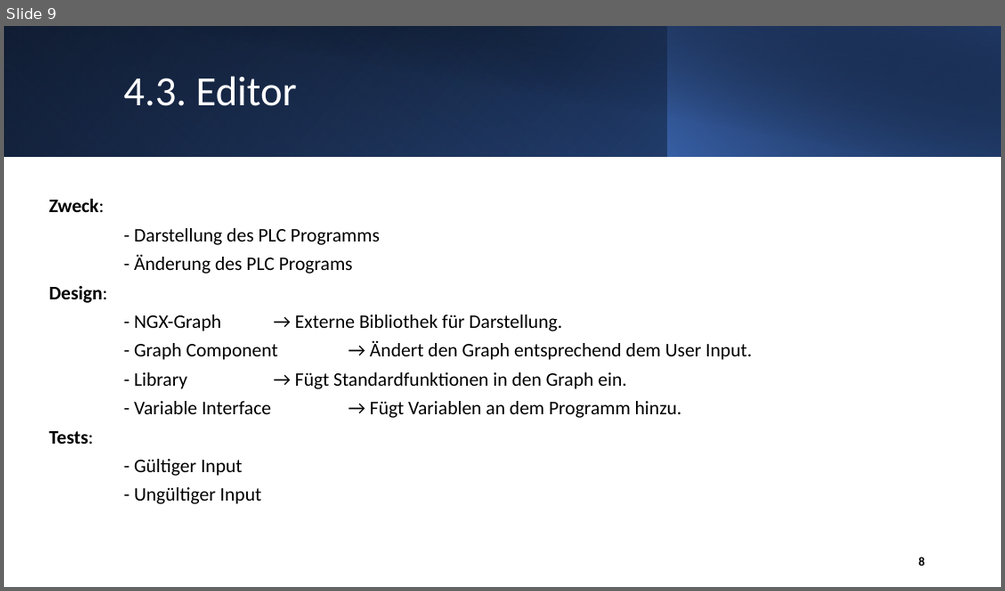
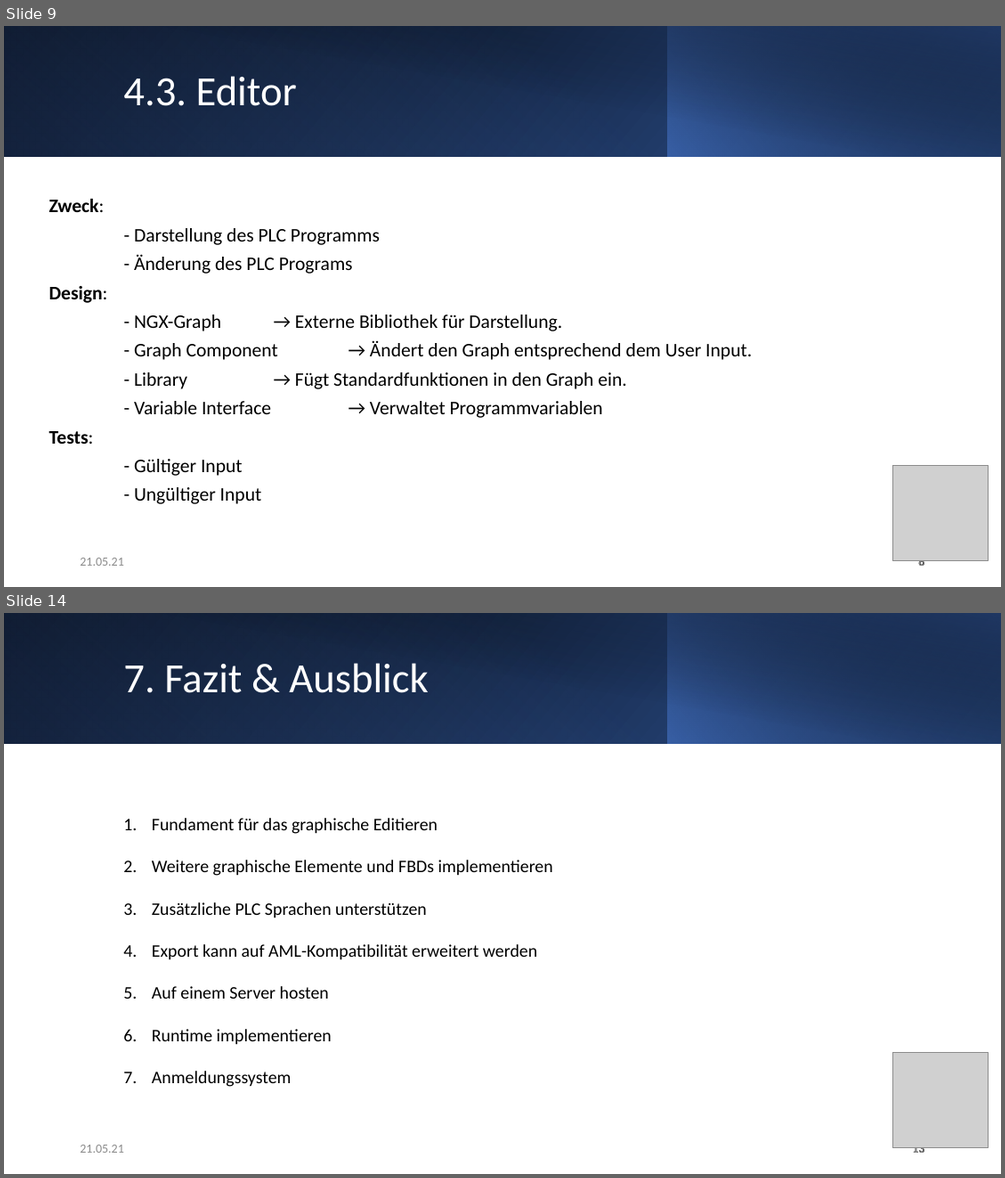
Before and after one commit to elian15122000/TINF19C-PLCOpen-Editor, a slide deck: PROJECT/TINF19C_4.SemesterPräsentation_Team_1_2v0.pptx. Shown one above the other, each under a label of ours: slide 9 before the commit, slides 9 and 14 after it; the slides between them are not shown. The pictures are 1005x591 and 1005x1178 pixels, drawn with LibreOffice and Linux fonts; fonts in the diff are those of the drawing; grey boxes stand for pictures. Boxes give left, top, right and bottom in pixels: in the first picture for what was removed or moved away, otherwise in the second. Text is boxed around its words. In the diff, an @@ line names an element or a change of style, - is before the commit and + after.

```diff
--- a/PROJECT/TINF19C_4.SemesterPräsentation_Team_1_2v0.pptx
+++ b/PROJECT/TINF19C_4.SemesterPräsentation_Team_1_2v0.pptx
@@ slide 14 added at <box>4,613,1001,1174</box>, background #FFFFFF @@
@@ rectangle added at <box>4,613,1001,743</box>, fill gradient #000000 to #2F5597 @@
@@ rectangle added at <box>4,613,668,743</box>, fill gradient #4472C4 to #203864 @@
@@ rectangle added at <box>41,613,1001,744</box>, fill gradient #000000 to #203864 @@
@@ rectangle added at <box>667,613,1001,743</box>, fill gradient #4472C4 to #000000 @@
@@ title added at <box>123,663,428,693</box>, 40 pt, text #FFFFFF @@
+7. Fazit & Ausblick
@@ text added at <box>152,818,553,1086</box>, 17 pt, text #000000 @@
+1. Fundament für das graphische Editieren
+2. Weitere graphische Elemente und FBDs implementieren
+3. Zusätzliche PLC Sprachen unterstützen
+4. Export kann auf AML-Kompatibilität erweitert werden
+5. Auf einem Server hosten
+6. Runtime implementieren
+7. Anmeldungssystem
@@ picture added at <box>892,1053,987,1148</box> @@
@@ text added at <box>80,1144,124,1152</box>, 12 pt, text #8C8C8C @@
+21.05.21
@@ page number added at <box>708,1133,933,1163</box>, 12 pt, text #8C8C8C @@
+13
@@ page number added at <box>912,1147,924,1156</box>, 12 pt, text #000000, bold @@
+13
@@ slide 9 changed as well @@
@@ text at <box>370,401,603,418</box>: text changed @@
-- Variable Interface → Fügt Variablen an dem Programm hinzu.
+- Variable Interface → Verwaltet Programmvariablen
@@ picture added at <box>892,466,987,561</box> @@
@@ text added at <box>80,557,124,565</box>, 12 pt, text #8C8C8C @@
+21.05.21
@@ page number added at <box>708,546,933,576</box>, 12 pt, text #8C8C8C @@
+8
```
Also in this commit, not shown: 10 other slides changed, 3 other slides added.
